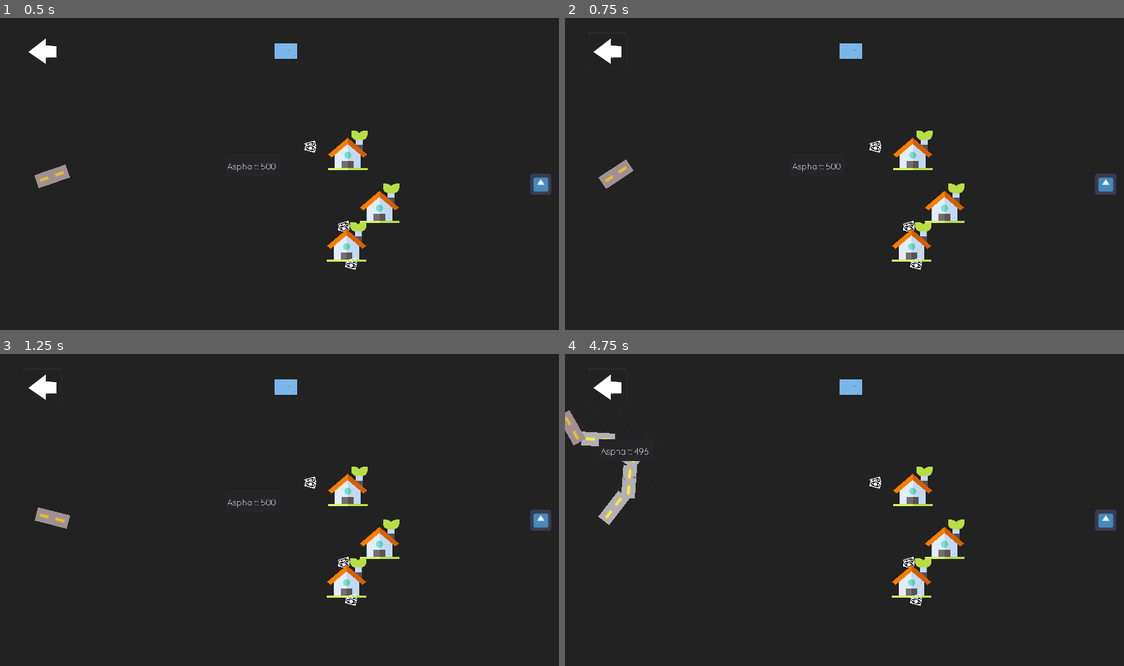
Above: before the commit, frames 1-4 (two rows, left to right).
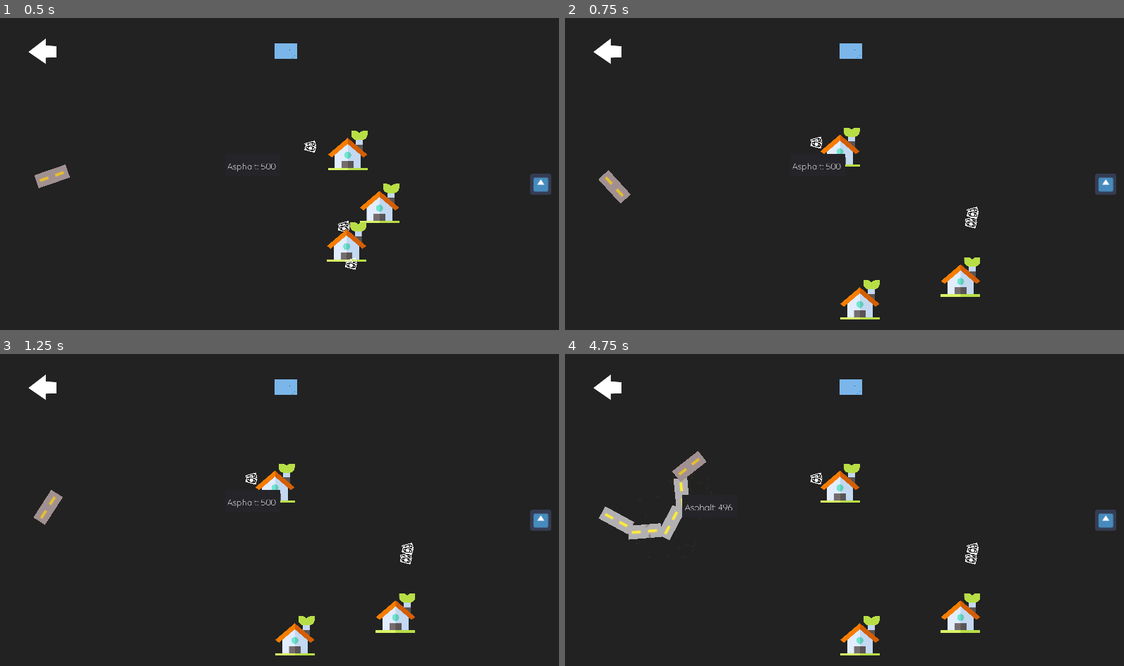
Above: after the commit, the same moments.

Repository: dfxe/godot-games
Game: Godot game, scene res://main_sceno.tscn
Same seed, same stepped clock (60 frames per second), same inputs: the game is played once before the commit and once after it. The engine's default icon, where the game draws it, is replaced by a stand-in: a white triangle on a blue panel in a dark square.
Inputs (mouse positions are in pixels of both pictures, inside the frame that each line leads up to):
- Up to frame 1 (0.5 s): no input
- Up to frame 2 (0.75 s): click (609, 52) at 0.5 s
- Up to frame 3 (1.25 s): no input
- Up to frame 4 (4.75 s): tap Space (ui_select) at 1.52, 2.27, 3.77, 4.52 s

Frame 1 is identical in both runs. In frame 2, 3.8% of the frame differs, in the area x 4-75%, y 4-97%; in frame 3, 3.8%; in frame 4, 5.6%, in the area x 0-75%, y 4-97%.

Commit message:
Fix: font scaling on Game Over screen

Diff:
--- a/road_builder/main_sceno.tscn
+++ b/road_builder/main_sceno.tscn
@@ -11,6 +11,7 @@
 [ext_resource path="res://fonts/Quicksand/static/Quicksand-Light.ttf" type="DynamicFontData" id=9]
 [ext_resource path="res://scripts/game_manager.gd" type="Script" id=10]
 [ext_resource path="res://fonts/Quicksand/static/Quicksand-Bold.ttf" type="DynamicFontData" id=11]
+[ext_resource path="res://fonts/Quicksand/static/Quicksand-Medium.ttf" type="DynamicFontData" id=12]
 
 [sub_resource type="Theme" id=1]
 
@@ -24,8 +25,13 @@
 shader_param/color_over = null
 
 [sub_resource type="DynamicFont" id=4]
-size = 8
+size = 50
+use_filter = true
 font_data = ExtResource( 11 )
+
+[sub_resource type="DynamicFont" id=5]
+size = 30
+font_data = ExtResource( 12 )
 
 [node name="GameManager" type="Node2D"]
 script = ExtResource( 10 )
@@ -167,9 +173,9 @@
 visible = false
 margin_left = -224.267
 margin_top = -183.714
-margin_right = -127.267
-margin_bottom = -165.714
-rect_scale = Vector2( 5, 5 )
+margin_right = 175.733
+margin_bottom = 216.286
+rect_clip_content = false
 size_flags_horizontal = 2
 size_flags_vertical = 2
 size_flags_stretch_ratio = 2.21
@@ -184,13 +190,12 @@
 visible = false
 margin_left = -219.777
 margin_top = -51.2639
-margin_right = -122.777
-margin_bottom = -11.2639
-rect_scale = Vector2( 5, 5 )
+margin_right = 380.223
+margin_bottom = 348.736
 size_flags_horizontal = 2
 size_flags_vertical = 2
 size_flags_stretch_ratio = 2.21
-custom_fonts/normal_font = SubResource( 4 )
+custom_fonts/normal_font = SubResource( 5 )
 tab_size = 2
 text = "Game Over"
 __meta__ = {
@@ -203,3 +208,4 @@
 
 [connection signal="timeout" from="Camera2D/Frequency" to="Camera2D" method="_on_Frequency_timeout"]
 [connection signal="timeout" from="Camera2D/Duration" to="Camera2D" method="_on_Duration_timeout"]
+[connection signal="pressed" from="Panel/BackToMenuBtn" to="." method="_on_BackToMenuBtn_pressed"]
--- a/road_builder/scripts/game_manager.gd
+++ b/road_builder/scripts/game_manager.gd
@@ -94,3 +94,7 @@
 	find_node("GameOverText").visible=true
 
 	print("GAME OVER")
+
+
+func _on_BackToMenuBtn_pressed():
+	pressed_reload()
--- a/road_builder/scripts/screen_shake.gd
+++ b/road_builder/scripts/screen_shake.gd
@@ -51,11 +51,11 @@
 	if can_rotate:
 		if clockwise_rotation:
 			rotation_degrees += delta
-			if rotation_degrees > 7:
+			if rotation_degrees > 5:
 				clockwise_rotation = false
 		else:
 			rotation_degrees -= delta
-			if rotation_degrees < -7:
+			if rotation_degrees < -5:
 				clockwise_rotation = true
 
 func _reset():
Not shown: 1 places in road_builder/main_sceno.tscn that only renumber resources
